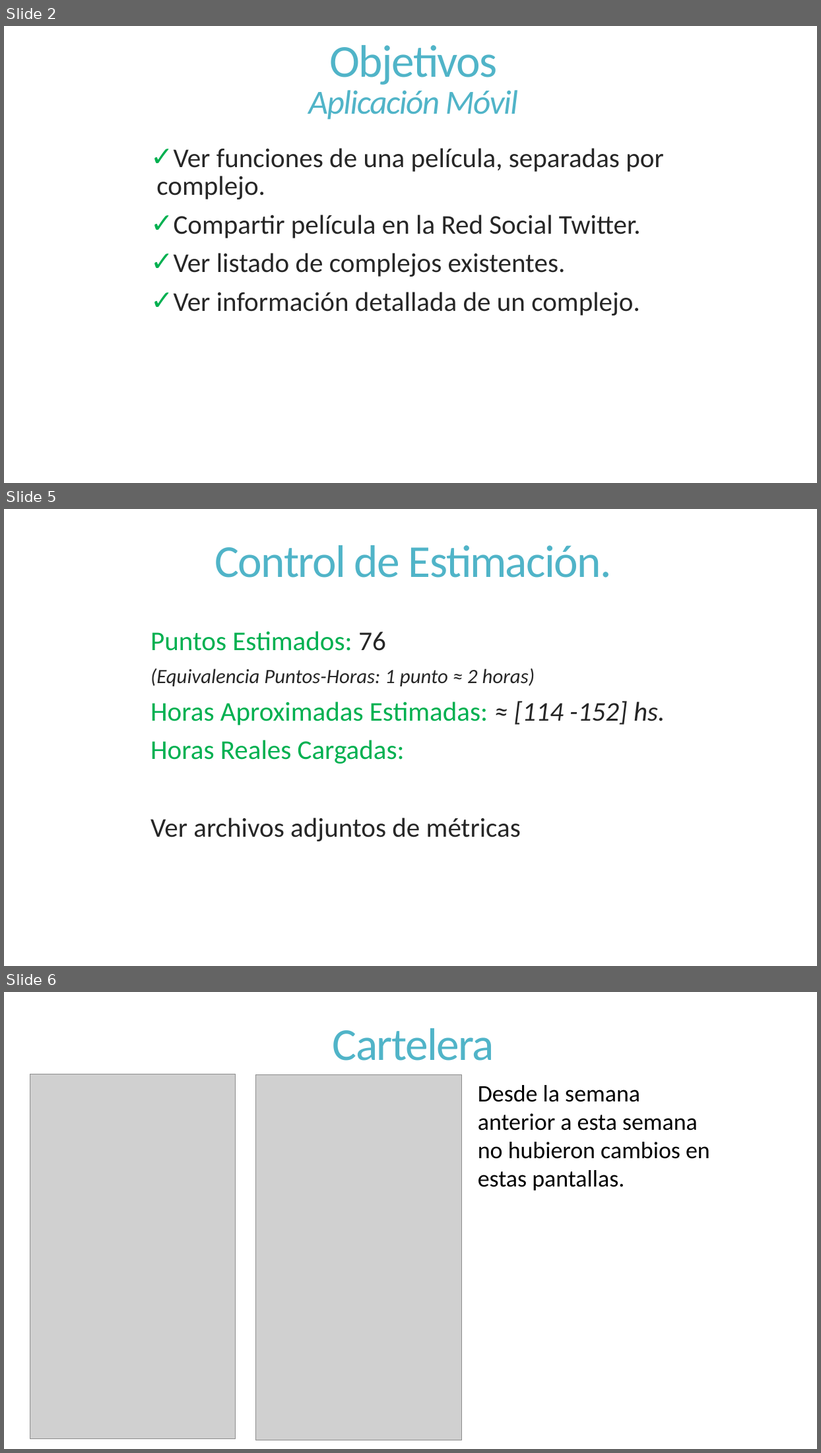
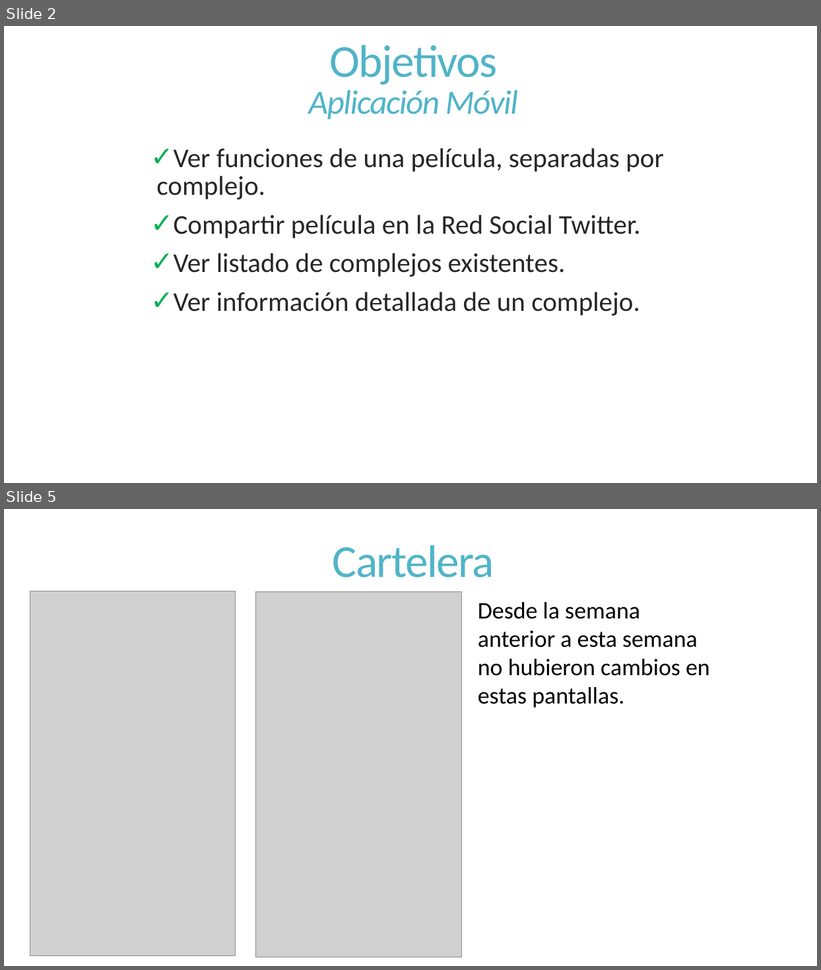
Before and after one commit to dschenkelman/a-malazan-wolvering, a slide deck: docs/Reuniones/Sprint 3/Informe de Avance/2013-10-14-InformedeAvance.pptx. Shown one above the other, each under a label of ours: slides 2, 5 and 6 before the commit, slides 2 and 5 after it; the slides between them are not shown. The pictures are 821x1453 and 821x970 pixels, drawn with LibreOffice and Linux fonts; fonts in the diff are those of the drawing; grey boxes stand for pictures. Boxes give left, top, right and bottom in pixels: in the first picture for what was removed or moved away, otherwise in the second. Text is boxed around its words. In the diff, an @@ line names an element or a change of style, - is before the commit and + after.

```diff
--- a/docs/Reuniones/Sprint 3/Informe de Avance/2013-10-14-InformedeAvance.pptx
+++ b/docs/Reuniones/Sprint 3/Informe de Avance/2013-10-14-InformedeAvance.pptx
@@ slide 5 removed at bbox=[4, 509, 817, 966], background #FFFFFF @@
@@ title removed at bbox=[215, 545, 612, 578] @@
-Control de Estimación.
@@ text removed at bbox=[151, 631, 665, 842] @@
-Puntos Estimados: 76
-(Equivalencia Puntos-Horas: 1 punto ≈ 2 horas)
-Horas Aproximadas Estimadas: ≈ [114 -152] hs.
-Horas Reales Cargadas:
-Ver archivos adjuntos de métricas
@@ what was slide 6 is now slide 5 @@
```
Also in this commit, not shown: 2 slides changed, 5 slides added, 1 other file.
